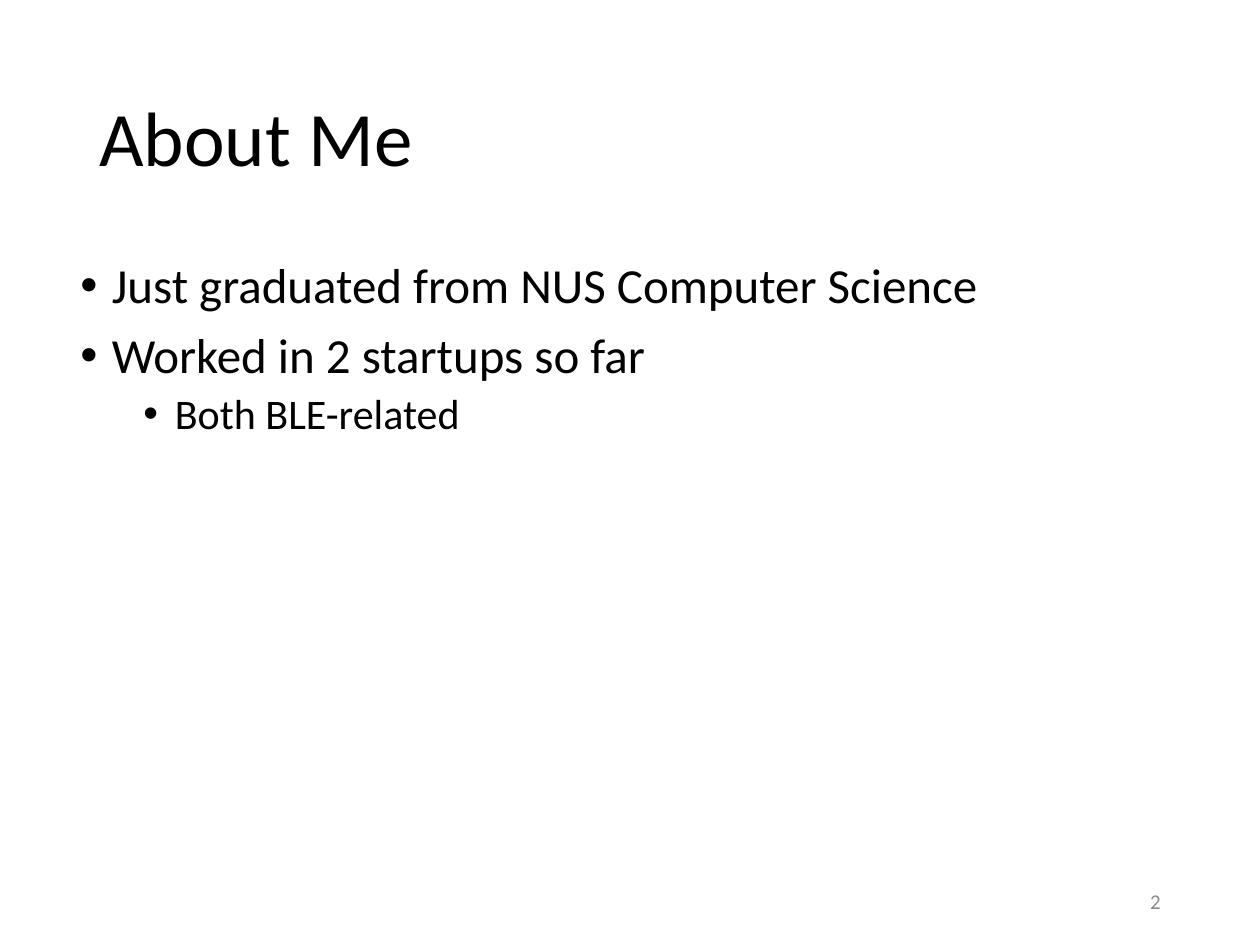
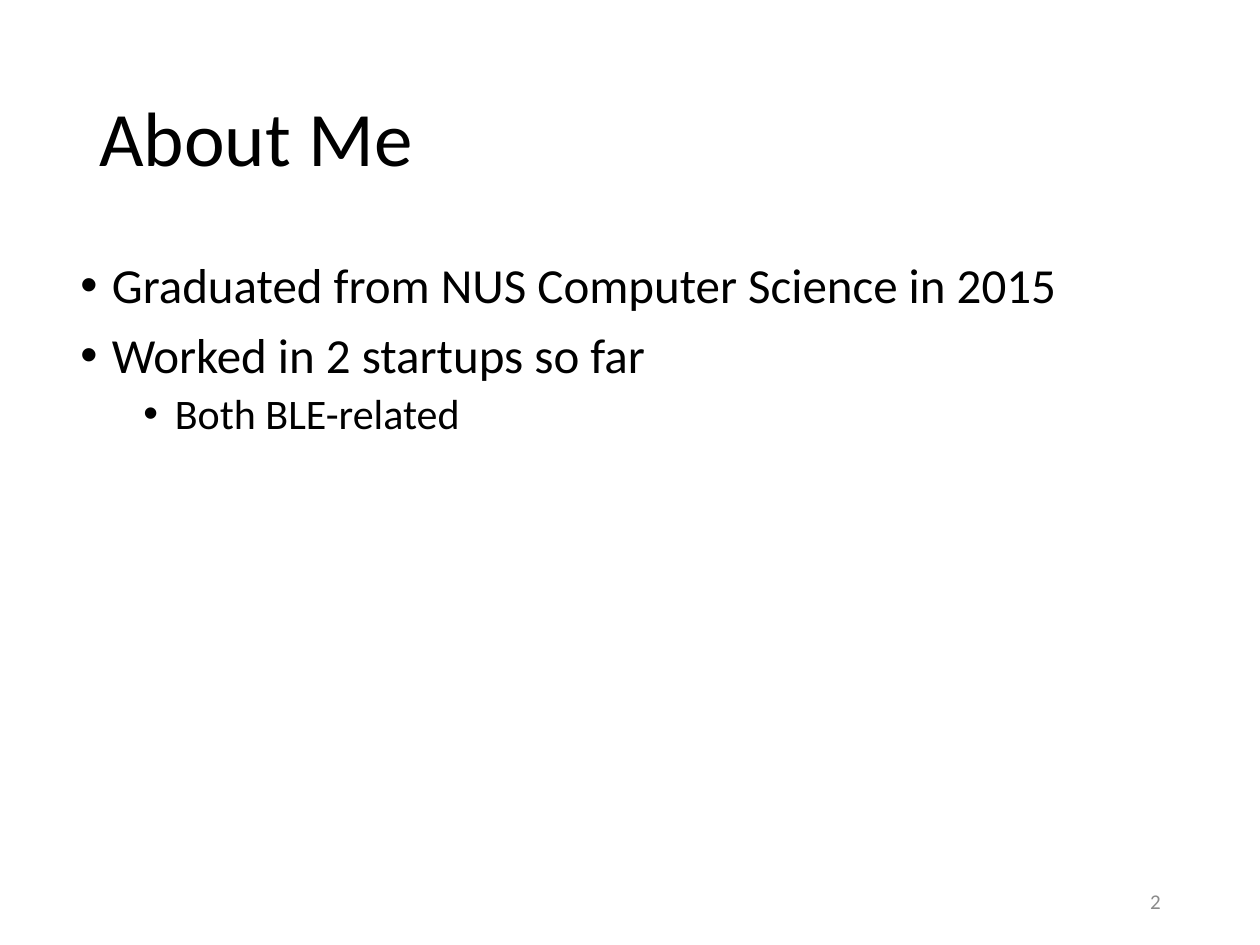
Before and after one commit to yeokm1/intro-to-ble, a slide deck: slide 2 of intro to ble.pptx. Drawn at 1260x945 pixels with LibreOffice and Linux fonts; fonts in the diff are those of the drawing. Boxes give left, top, right and bottom in pixels: in the first picture for what was removed or moved away, otherwise in the second. Text is boxed around its words. In the diff, an @@ line names an element or a change of style, - is before the commit and + after.

```diff
--- a/intro to ble.pptx
+++ b/intro to ble.pptx
@@ text at bbox=[112, 269, 1056, 311]: text changed @@
-• Just graduated from NUS Computer Science
+• Graduated from NUS Computer Science in 2015
```
Also in this commit, not shown: 6 other slides changed, 2 other files.
